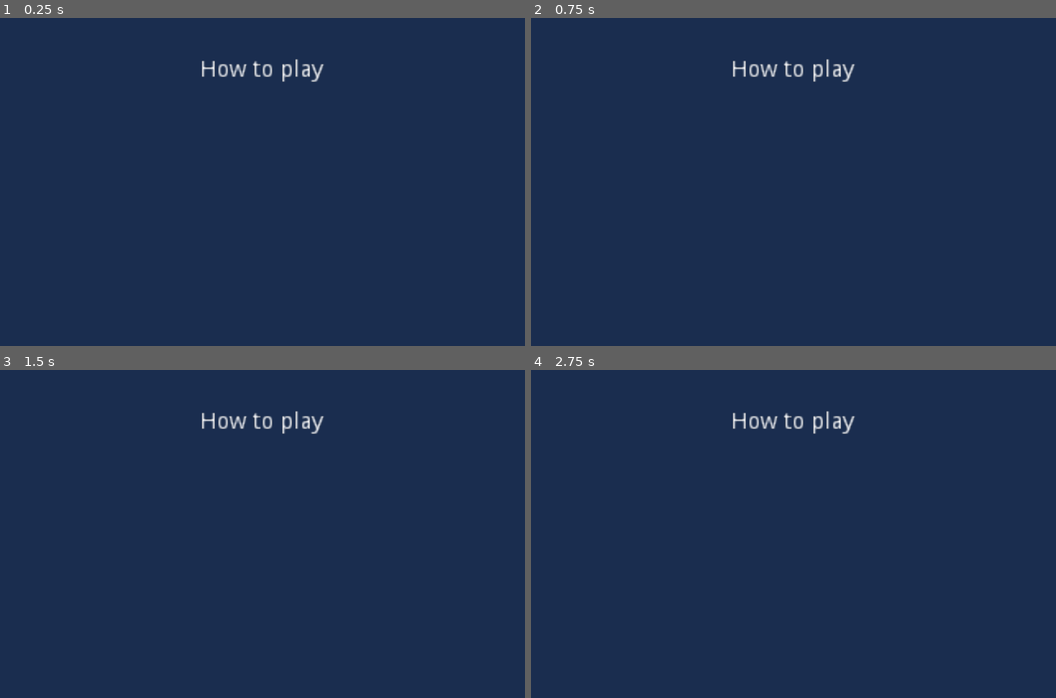
Above: before the commit, frames 1-4 (two rows, left to right).
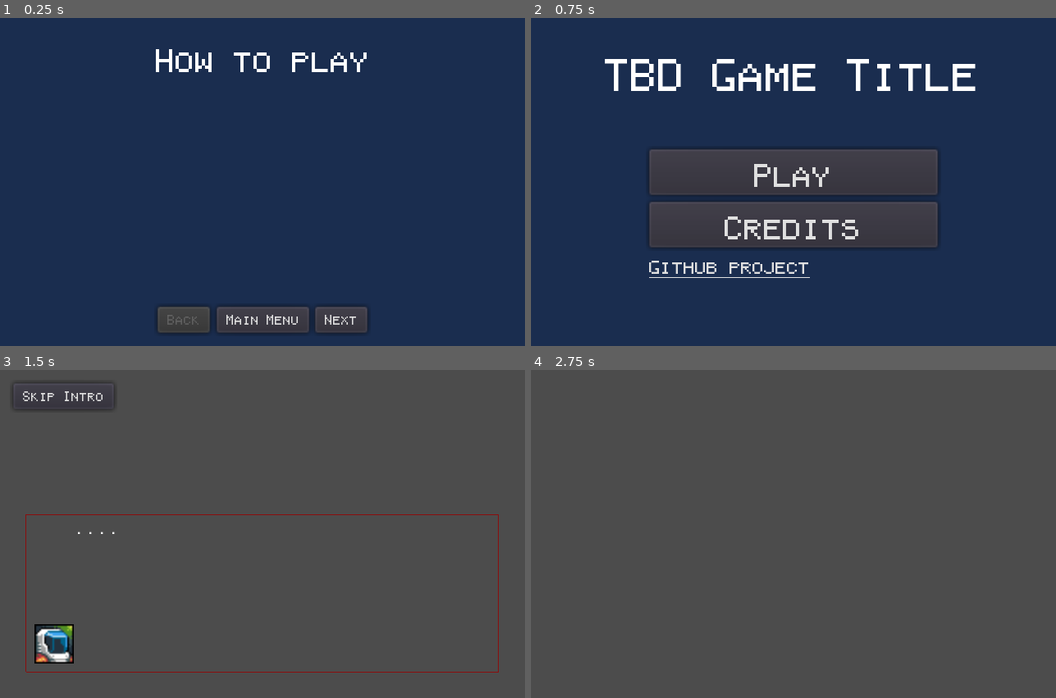
Above: after the commit, the same moments.

Repository: KapFlagon/Imoonity
Game: Godot game, scene res://src/scenes/screens/HowToPlayScreen.tscn
Same seed, same stepped clock (60 frames per second), same inputs: the game is played once before the commit and once after it. This scene is started directly instead of the project's main scene.
Inputs (mouse positions are in pixels of both pictures, inside the frame that each line leads up to):
- Up to frame 1 (0.25 s): no input
- Up to frame 2 (0.75 s): click (793, 319) at 0.5 s, where only the run after the commit has a clickable "Main Menu"
- Up to frame 3 (1.5 s): click (262, 524) at 1.25 s, where only the run after the commit has a clickable "Play"
- Up to frame 4 (2.75 s): click (594, 396) at 2 s, where only the run after the commit has a clickable "Skip Intro"

The runs differ from the first frame. In frame 1, 4.3% of the frame differs, in the area x 29-71%, y 9-97%; in frame 2, 19%; in frame 3, 100%; in frame 4, 100%, in the area x 0-100%, y 0-100%.
Error after the commit: Attempt to call function 'instance' in base 'null instance' on a null instance. (res://src/sceneless_scripts/autoload/ScreenManager.gd:43)

Commit message:
Added some detail to the 'how to play screen'.

Diff:
--- a/src/scenes/screens/HowToPlayScreen.tscn
+++ b/src/scenes/screens/HowToPlayScreen.tscn
@@ -1,6 +1,8 @@
-[gd_scene load_steps=2 format=2]
+[gd_scene load_steps=4 format=2]
 
 [ext_resource path="res://src/scenes/screens/scripts/HowToPlayScreen.gd" type="Script" id=1]
+[ext_resource path="res://src/scenes/ui/themes/H2_Theme.tres" type="Theme" id=2]
+[ext_resource path="res://src/scenes/ui/themes/BodyTheme.tres" type="Theme" id=3]
 
 [node name="HowToPlayScreen" type="Control"]
 anchor_right = 1.0
@@ -15,19 +17,65 @@
 margin_bottom = 200.0
 color = Color( 0.101961, 0.176471, 0.309804, 1 )
 
-[node name="VBoxContainer" type="VBoxContainer" parent="."]
-margin_top = 16.0
+[node name="TopVBoxContainer" type="VBoxContainer" parent="."]
+margin_top = 8.0
 margin_right = 320.0
-margin_bottom = 48.0
+margin_bottom = 40.0
 alignment = 1
 __meta__ = {
 "_edit_use_anchors_": false
 }
 
-[node name="Label" type="Label" parent="VBoxContainer"]
-margin_top = 9.0
+[node name="Title" type="Label" parent="TopVBoxContainer"]
+margin_top = 5.0
 margin_right = 320.0
-margin_bottom = 23.0
+margin_bottom = 27.0
+theme = ExtResource( 2 )
 text = "How to play"
 align = 1
 valign = 1
+
+[node name="Pg1VBoxContainer" type="VBoxContainer" parent="."]
+margin_top = 40.0
+margin_right = 312.0
+margin_bottom = 168.0
+theme = ExtResource( 3 )
+__meta__ = {
+"_edit_use_anchors_": false
+}
+
+[node name="MovementLabel" type="Label" parent="Pg1VBoxContainer"]
+margin_right = 312.0
+margin_bottom = 9.0
+
+[node name="BtnHBoxContainer" type="HBoxContainer" parent="."]
+margin_left = 32.0
+margin_top = 176.0
+margin_right = 288.0
+margin_bottom = 192.0
+theme = ExtResource( 3 )
+alignment = 1
+__meta__ = {
+"_edit_use_anchors_": false
+}
+
+[node name="BackBtn" type="Button" parent="BtnHBoxContainer"]
+margin_left = 63.0
+margin_right = 95.0
+margin_bottom = 16.0
+text = "Back"
+
+[node name="MainMenuBtn" type="Button" parent="BtnHBoxContainer"]
+margin_left = 99.0
+margin_right = 157.0
+margin_bottom = 16.0
+text = "Main Menu"
+
+[node name="NextBtn" type="Button" parent="BtnHBoxContainer"]
+margin_left = 161.0
+margin_right = 192.0
+margin_bottom = 16.0
+text = "Next"
+[connection signal="button_up" from="BtnHBoxContainer/BackBtn" to="." method="_on_BackBtn_button_up"]
+[connection signal="button_up" from="BtnHBoxContainer/MainMenuBtn" to="." method="_on_MainMenuBtn_button_up"]
+[connection signal="button_up" from="BtnHBoxContainer/NextBtn" to="." method="_on_NextBtn_button_up"]
--- a/src/scenes/screens/scripts/HowToPlayScreen.gd
+++ b/src/scenes/screens/scripts/HowToPlayScreen.gd
@@ -1,5 +1,48 @@
 extends BaseScreen
+
+
+var current_page: int = 1
 
 
 func _ready():
 	poll_screen_manager(Enums.SCREENS.HOWTOPLAY)
+	update_page()
+
+
+func update_page() -> void:
+	update_display()
+	update_buttons()
+
+
+func update_display() -> void:
+	match current_page:
+		1:
+#			$SubVBoxContainer/ProgrammersTitle.show()
+			pass
+		2:
+#			$SubVBoxContainer/ProgrammersTitle.hide()
+			pass
+
+
+func update_buttons() -> void:
+	match current_page:
+		1:
+			$BtnHBoxContainer/BackBtn.disabled = true
+			$BtnHBoxContainer/NextBtn.disabled = false
+		2:
+			$BtnHBoxContainer/BackBtn.disabled = false
+			$BtnHBoxContainer/NextBtn.disabled = true
+
+
+func _on_NextBtn_button_up() -> void:
+	current_page += 1
+	update_page()
+
+
+func _on_BackBtn_button_up() -> void:
+	current_page -= 1
+	update_page()
+
+
+func _on_MainMenuBtn_button_up() -> void:
+	ScreenManager.next_screen(Enums.SCREENS.MAIN_MENU)
